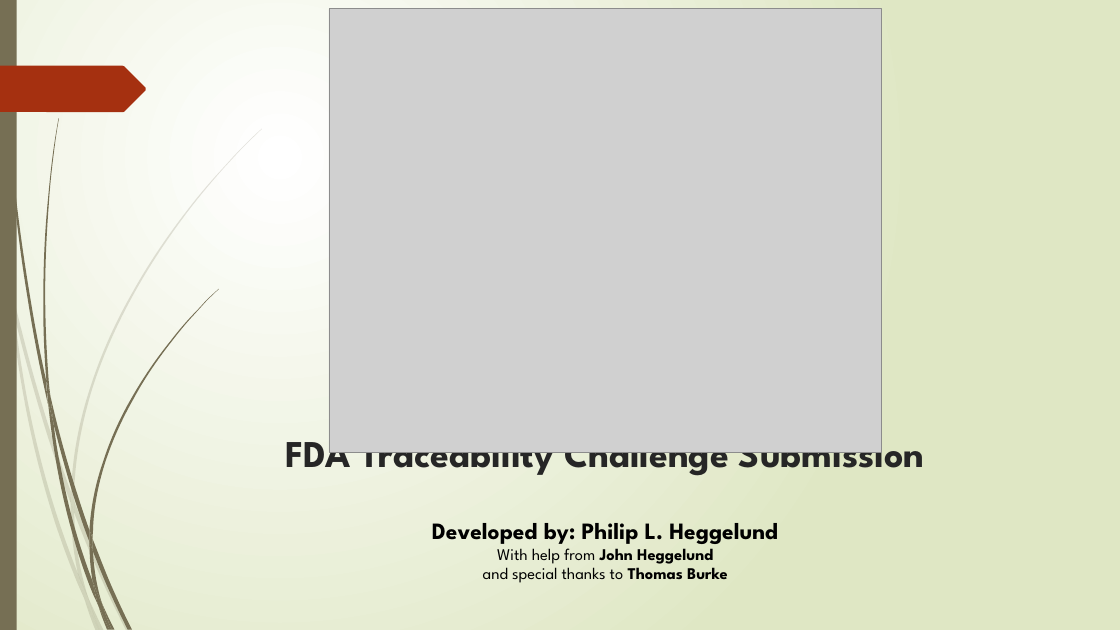
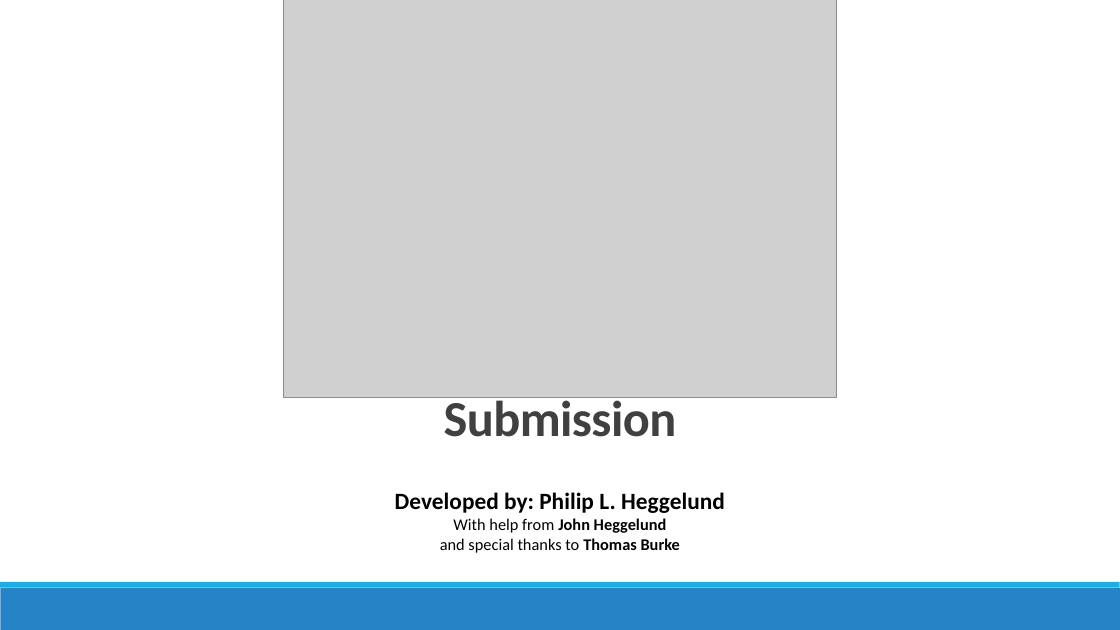
Before and after one commit to TraceabilityInternet/TraceabilityDriver, a slide deck: slide 1 of FDAPresentation.pptx (slide 2 before the commit). Drawn at 1120x630 pixels with LibreOffice and Linux fonts; fonts in the diff are those of the drawing; grey boxes stand for pictures. Boxes give left, top, right and bottom in pixels: in the first picture for what was removed or moved away, otherwise in the second. Text is boxed around its words. In the diff, an @@ line names an element or a change of style, - is before the commit and + after.

Commit message:
Continued working on FDA Submission.
Continued working on FDA Submission.

```diff
--- a/FDAPresentation.pptx
+++ b/FDAPresentation.pptx
@@ background gradient #FFFFFF to #DFE8C4 to #FFFFFF @@
@@ rectangle removed at <box>0,0,17,630</box> @@
@@ picture: place and size @@
-picture at <box>329,9,882,453</box>
+picture at <box>284,0,837,397</box>
@@ freeform shape removed at <box>0,66,146,112</box> @@
@@ rectangle added at <box>87,132,1058,186</box>, fill #FFFFFF, outline #FFFFFF 1.25 pt @@
@@ title "FDA Traceability Challenge Submission": place and size @@
-title "FDA Traceability Challenge Submission" at <box>286,429,925,476</box>
+title "FDA Traceability Challenge Submission" at <box>292,337,829,437</box>
@@ title "FDA Traceability Challenge Submission" at <box>292,337,829,437</box>: size 32.4 to 43.2 pt, font League Spartan to Calibri, text colour #262626 to #404040, letter spacing 0 to -0.5 pt; line spacing 1 to 0.85; vertical alignment top to bottom @@
@@ text "Developed by: Philip L. Heggelund ...": place and size @@
-text "Developed by: Philip L. Heggelund ..." at <box>432,523,778,583</box>
+text "Developed by: Philip L. Heggelund ..." at <box>395,492,725,553</box>
@@ text "Developed by: Philip L. Heggelund ..." at <box>395,492,725,553</box>: font League Spartan to Calibri @@
@@ rectangle added at <box>0,588,1120,630</box>, fill #2683C6 @@
@@ rectangle added at <box>0,582,1120,588</box>, fill #1CADE4 @@
@@ group removed at <box>0,129,262,630</box>: 10 freeform shapes @@
@@ group removed at <box>3,0,218,630</box>: 12 freeform shapes @@
```
Also in this commit, not shown: 10 other slides changed, 1 slide added, 2 slides removed, 3 other files.
